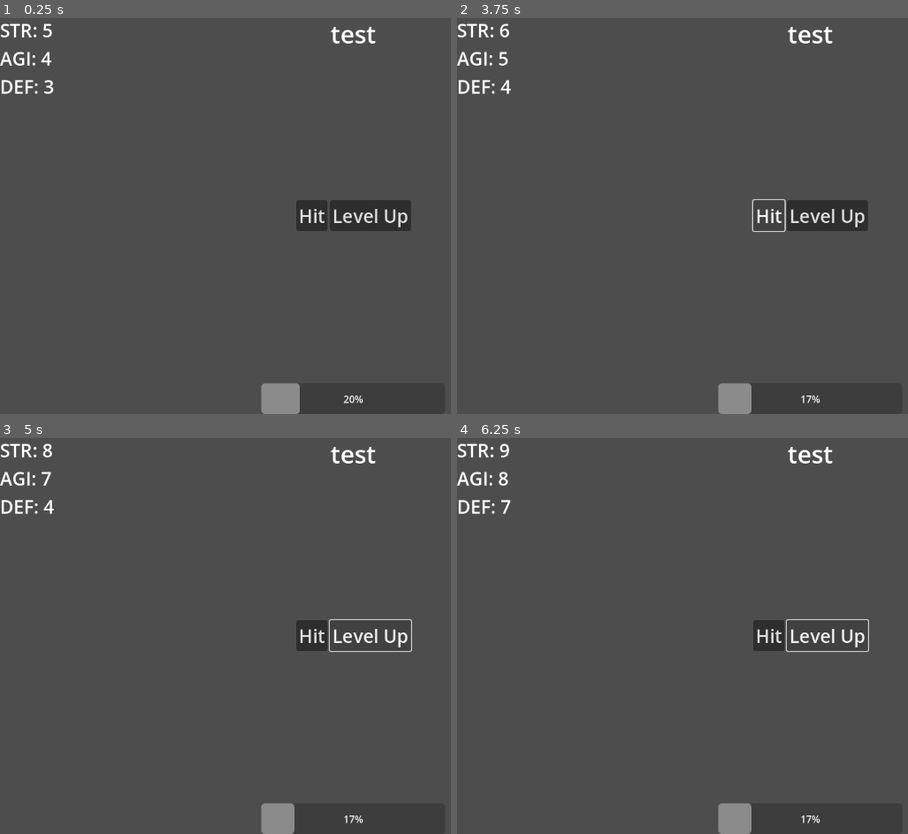
Above: before the commit, frames 1-4 (two rows, left to right).
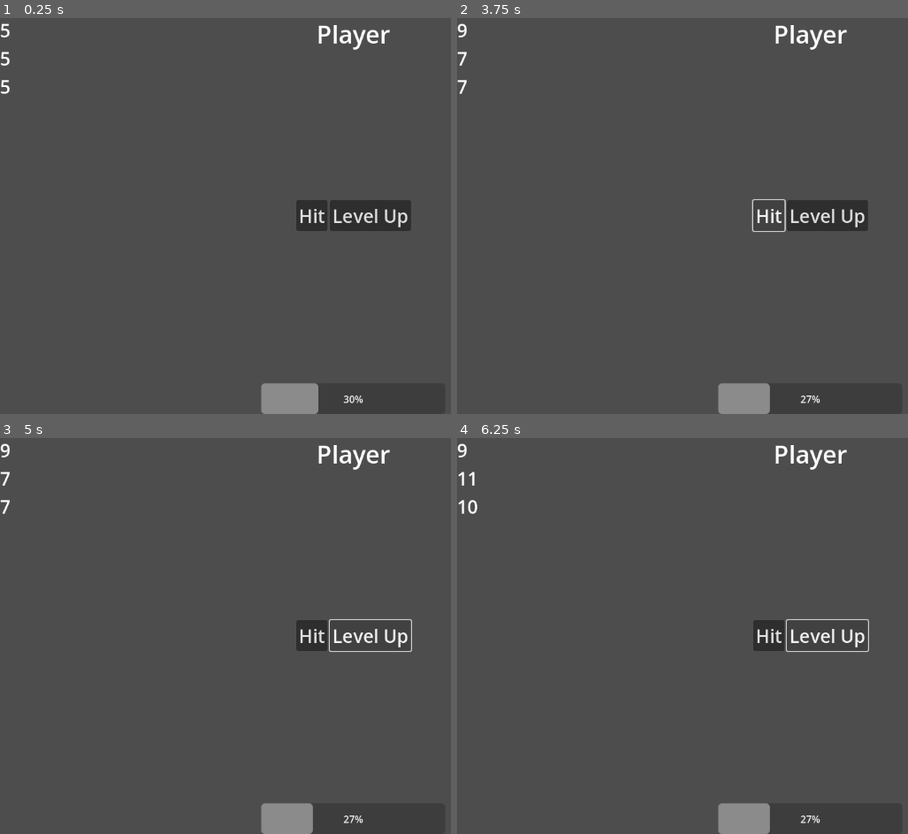
Above: after the commit, the same moments.

Repository: liana-p/Godot-4-Reactive-UI-Test
Game: Godot game, scene res://main.tscn
Same seed, same stepped clock (60 frames per second), same inputs: the game is played once before the commit and once after it.
Inputs:
- Up to frame 1 (0.25 s): no input
- Up to frame 2 (3.75 s): click "Hit" at 0.5 s; click "Level Up" at 1.25 s; click "Hit" at 2 s; click "Level Up" at 2.75 s; click "Hit" at 3.5 s
- Up to frame 3 (5 s): click "Level Up" at 4.25 s
- Up to frame 4 (6.25 s): tap Enter at 5 s; tap Space at 5.75 s

The runs differ from the first frame. In frame 1, 1.2% of the frame differs, in the area x 0-87%, y 1-100%; in frame 2, 1.2%; in frame 3, 1.2%; in frame 4, 1.3%.

Commit message:
improved binding thing with autobindings

Diff:
--- /dev/null
+++ b/GodotReactivity/BoundLabel.gd
@@ -0,0 +1,7 @@
+extends Label
+
+@export var target: Node;
+@export var reactivePath: String;
+
+func _ready():
+	ReactiveUI.autobind(self, target, reactivePath, 'text');
--- /dev/null
+++ b/GodotReactivity/BoundProgressBar.gd
@@ -0,0 +1,7 @@
+extends ProgressBar
+
+@export var target: Node;
+@export var reactivePath: String;
+
+func _ready():
+  ReactiveUI.autobind(self, target, reactivePath, 'value');
--- a/GodotReactivity/ReactiveUI.gd
+++ b/GodotReactivity/ReactiveUI.gd
@@ -16,3 +16,24 @@
 	else:
 		boundState = bound[state.id];
 	boundState.add_target(target, bound_property, target_property, transform_func);
+
+static func autobind(element, target, full_path: String, target_property: String, transform_func = null):
+	var keys = path_to_keys(full_path);
+	var reactive_path = keys.slice(0, -1);
+	var reactive = get_reactive_from_array_path(target, reactive_path)
+	var path = keys[-1];
+	print("reactive_path ", reactive_path, " - path: ", path);
+	return bind(element, reactive, path, target_property, transform_func);
+
+static func get_reactive_from_array_path(target, path: PackedStringArray) -> Reactive:
+	var result = target;
+	for key in path:
+		result = result[key];
+	return result;
+
+static func get_reactive(target, path: String) -> Reactive:
+	var keys := path_to_keys(path);
+	return get_reactive_from_array_path(target, keys);
+
+static func path_to_keys(path: String) -> PackedStringArray:
+	return path.split(".");
--- a/GodotReactivity/Testing.gd
+++ b/GodotReactivity/Testing.gd
@@ -1,28 +1,20 @@
 extends Node2D
-
-@export var textLabel: Label;
-@export var healthBar: ProgressBar;
-@export var str_label: Label;
-@export var agi_label: Label;
-@export var def_label: Label;
 
 var player: Reactive;
 
 func _ready():
+	# 1. Create a player state
 	player = Reactive.new({
-		'health': 20,
-		"name": 'test',
-		"stats": {
-			"str": 5,
-			"agi": 4,
-			"def": 3,
-		}
+		'name': 'Player',
+		'health': 30,
+		'stats': {
+			'str': 5,
+			'agi': 5,
+			'def': 5,
+		},
 	});
-	ReactiveUI.bind_label(textLabel, player, 'name');
-	ReactiveUI.bind_progress_bar(healthBar, player, 'health');
-	ReactiveUI.bind_label(str_label, player.stats, 'str', generate_stat_text);
-	ReactiveUI.bind_label(agi_label, player.stats, 'agi', generate_stat_text);
-	ReactiveUI.bind_label(def_label, player.stats, 'def', generate_stat_text);
+	pass;
+
 
 func generate_stat_text(value: int, bound: BoundTarget) -> String:
 	return str(bound.bound_property, ": ", value);
--- a/Widgets/stat_widget.tscn
+++ b/Widgets/stat_widget.tscn
@@ -1,8 +1,10 @@
-[gd_scene load_steps=2 format=3 uid="uid://cosr42kthq4ve"]
+[gd_scene load_steps=3 format=3 uid="uid://cosr42kthq4ve"]
 
 [ext_resource type="Theme" uid="uid://ctrulbctfj7fp" path="res://theme.tres" id="1_81koy"]
+[ext_resource type="Script" path="res://GodotReactivity/BoundLabel.gd" id="2_whtna"]
 
 [node name="Stat Widget" type="Label"]
 theme = ExtResource("1_81koy")
 text = "Str"
 uppercase = true
+script = ExtResource("2_whtna")
--- a/main.tscn
+++ b/main.tscn
@@ -1,22 +1,19 @@
-[gd_scene load_steps=4 format=3 uid="uid://bxoxon2mm7a5g"]
+[gd_scene load_steps=6 format=3 uid="uid://bxoxon2mm7a5g"]
 
 [ext_resource type="Script" path="res://GodotReactivity/Testing.gd" id="1_bbb3f"]
 [ext_resource type="PackedScene" uid="uid://cosr42kthq4ve" path="res://Widgets/stat_widget.tscn" id="2_g4gfv"]
 [ext_resource type="Theme" uid="uid://ctrulbctfj7fp" path="res://theme.tres" id="2_spvr0"]
+[ext_resource type="Script" path="res://GodotReactivity/BoundLabel.gd" id="2_yvkl4"]
+[ext_resource type="Script" path="res://GodotReactivity/BoundProgressBar.gd" id="3_fpvl8"]
 
 [node name="Node2D" type="Node2D"]
 
-[node name="Testing" type="Node2D" parent="." node_paths=PackedStringArray("textLabel", "healthBar", "str_label", "agi_label", "def_label")]
+[node name="Player" type="Node2D" parent="."]
 script = ExtResource("1_bbb3f")
-textLabel = NodePath("../HUD/Name")
-healthBar = NodePath("../HUD/Health")
-str_label = NodePath("../HUD/Stats/STR")
-agi_label = NodePath("../HUD/Stats/AGI")
-def_label = NodePath("../HUD/Stats/DEF")
 
 [node name="HUD" type="CanvasLayer" parent="."]
 
-[node name="Name" type="Label" parent="HUD"]
+[node name="Name" type="Label" parent="HUD" node_paths=PackedStringArray("target")]
 anchors_preset = 5
 anchor_left = 0.5
 anchor_right = 0.5
@@ -26,8 +23,11 @@
 grow_horizontal = 2
 theme_override_font_sizes/font_size = 40
 text = "Hello"
+script = ExtResource("2_yvkl4")
+target = NodePath("../../Player")
+reactivePath = "player.name"
 
-[node name="Health" type="ProgressBar" parent="HUD"]
+[node name="Health" type="ProgressBar" parent="HUD" node_paths=PackedStringArray("target")]
 anchors_preset = 7
 anchor_left = 0.5
 anchor_top = 1.0
@@ -40,21 +40,30 @@
 grow_vertical = 0
 step = 1.0
 value = 50.0
+script = ExtResource("3_fpvl8")
+target = NodePath("../../Player")
+reactivePath = "player.health"
 
 [node name="Stats" type="VBoxContainer" parent="HUD"]
 offset_right = 199.0
 offset_bottom = 177.0
 
-[node name="STR" parent="HUD/Stats" instance=ExtResource("2_g4gfv")]
+[node name="STR" parent="HUD/Stats" node_paths=PackedStringArray("target") instance=ExtResource("2_g4gfv")]
 layout_mode = 2
+target = NodePath("../../../Player")
+reactivePath = "player.stats.str"
 
-[node name="AGI" parent="HUD/Stats" instance=ExtResource("2_g4gfv")]
+[node name="AGI" parent="HUD/Stats" node_paths=PackedStringArray("target") instance=ExtResource("2_g4gfv")]
 layout_mode = 2
 text = "AGI"
+target = NodePath("../../../Player")
+reactivePath = "player.stats.agi"
 
-[node name="DEF" parent="HUD/Stats" instance=ExtResource("2_g4gfv")]
+[node name="DEF" parent="HUD/Stats" node_paths=PackedStringArray("target") instance=ExtResource("2_g4gfv")]
 layout_mode = 2
 text = "DEF"
+target = NodePath("../../../Player")
+reactivePath = "player.stats.def"
 
 [node name="Buttons" type="HBoxContainer" parent="HUD"]
 anchors_preset = 8
@@ -79,5 +88,7 @@
 theme = ExtResource("2_spvr0")
 text = "Level Up"
 
-[connection signal="pressed" from="HUD/Buttons/Hit" to="Testing" method="hit_player"]
-[connection signal="pressed" from="HUD/Buttons/Level up" to="Testing" method="_on_level_up_pressed"]
+[connection signal="pressed" from="HUD/Buttons/Hit" to="Player" method="hit_player"]
+[connection signal="pressed" from="HUD/Buttons/Level up" to="Player" method="_on_level_up_pressed"]
+
+[editable path="HUD/Stats/STR"]
